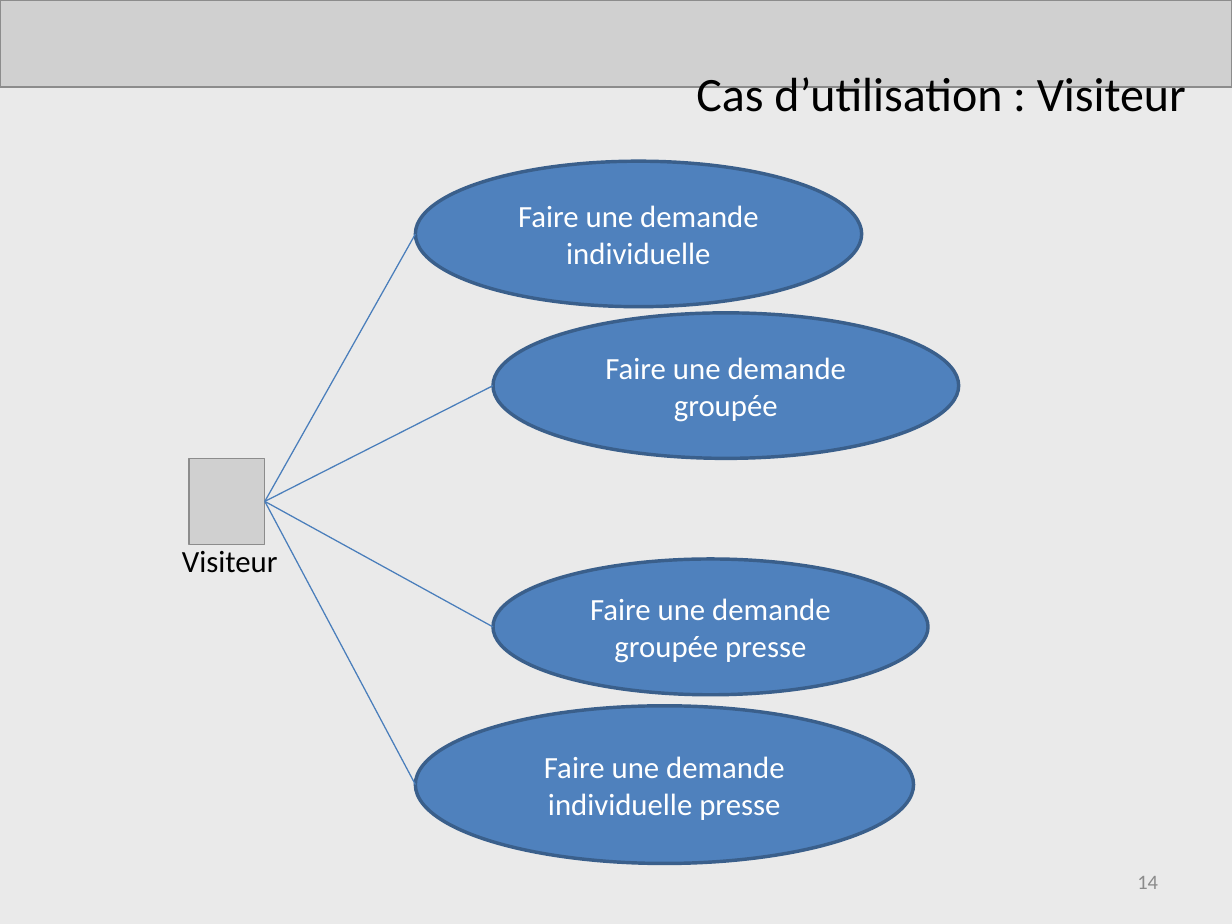
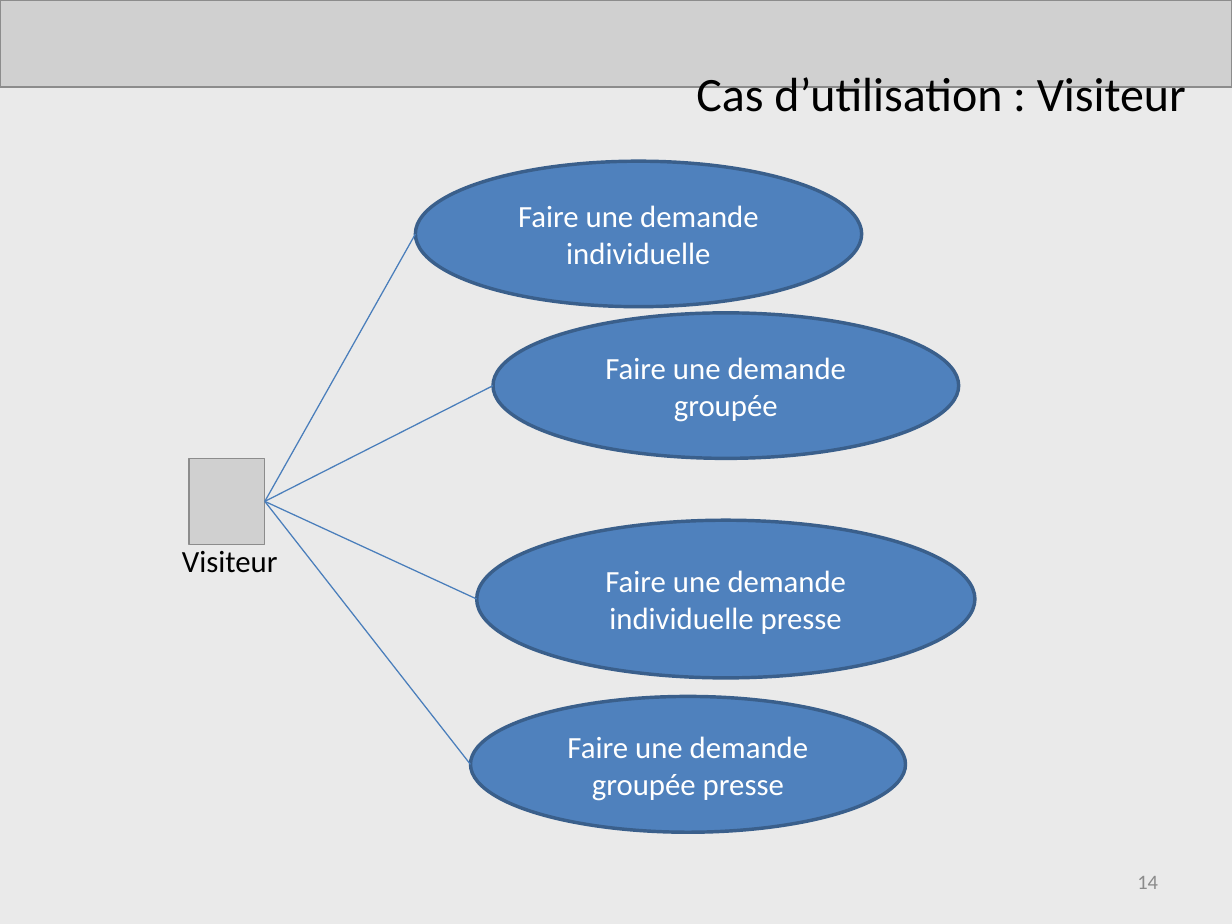
Before and after one commit to AdrienLombard/SimplePass, a slide deck: slide 14 of doc/Présentations/Projet Courchevel - Soutenance finale.pptx. Drawn at 1232x924 pixels with LibreOffice and Linux fonts; fonts in the diff are those of the drawing; grey boxes stand for pictures. Boxes give left, top, right and bottom in pixels: in the first picture for what was removed or moved away, otherwise in the second. Text is boxed around its words. In the diff, an @@ line names an element or a change of style, - is before the commit and + after.

```diff
--- a/doc/Présentations/Projet Courchevel - Soutenance finale.pptx
+++ b/doc/Présentations/Projet Courchevel - Soutenance finale.pptx
@@ line moved from (265, 501) - (493, 627) to (265, 501) - (471, 764) @@
@@ line moved from (265, 501) - (415, 785) to (265, 501) - (477, 599) @@
@@ ellipse "Faire une demande individuelle presse": place and size @@
-ellipse "Faire une demande individuelle presse" at [415,706,913,864]
+ellipse "Faire une demande individuelle presse" at [477,520,975,678]
@@ ellipse "Faire une demande groupée presse": place and size @@
-ellipse "Faire une demande groupée presse" at [493,559,928,695]
+ellipse "Faire une demande groupée presse" at [471,696,906,832]
```
Also in this commit, not shown: 4 other slides changed.
